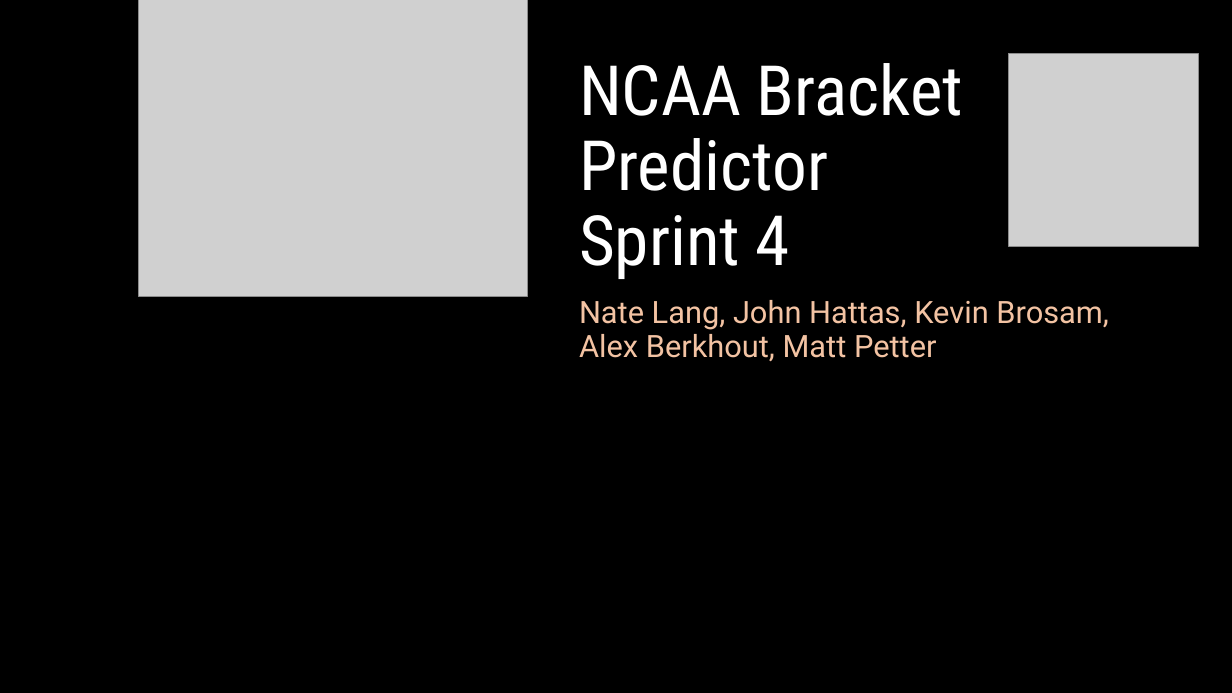
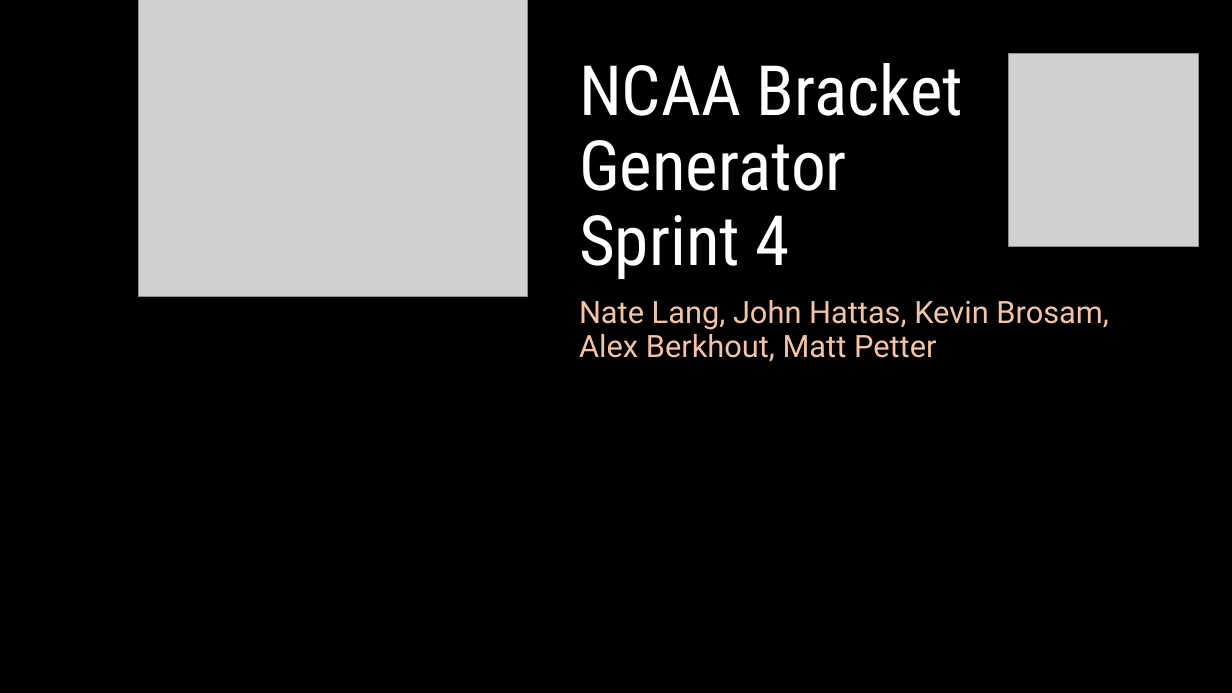
Before and after one commit to hattas/ncaa-bracket-predictor, a slide deck: slide 1 of documentation/sprint 4/Sprint 4 powerpoint.pptx. Drawn at 1232x693 pixels with LibreOffice and Linux fonts; fonts in the diff are those of the drawing; grey boxes stand for pictures; background and template pictures are left out. Boxes give left, top, right and bottom in pixels: in the first picture for what was removed or moved away, otherwise in the second. Text is boxed around its words. In the diff, an @@ line names an element or a change of style, - is before the commit and + after.

```diff
--- a/documentation/sprint 4/Sprint 4 powerpoint.pptx
+++ b/documentation/sprint 4/Sprint 4 powerpoint.pptx
@@ title at (579, 63, 963, 279): text changed @@
-NCAA Bracket Predictor
-Sprint 4
+NCAA Bracket Generator
+Sprint 4
```
Also in this commit, not shown: 4 other slides changed, 4 other files.
